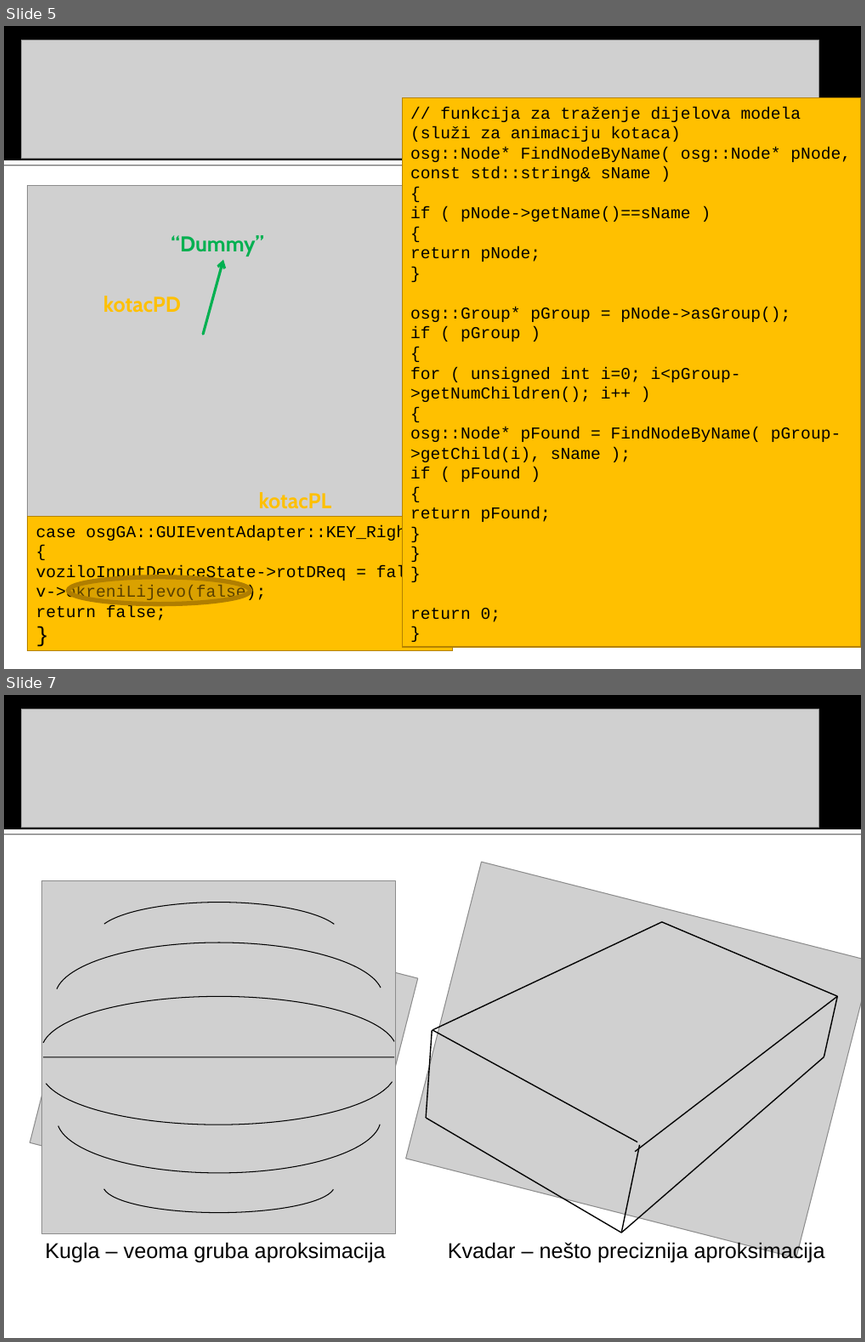
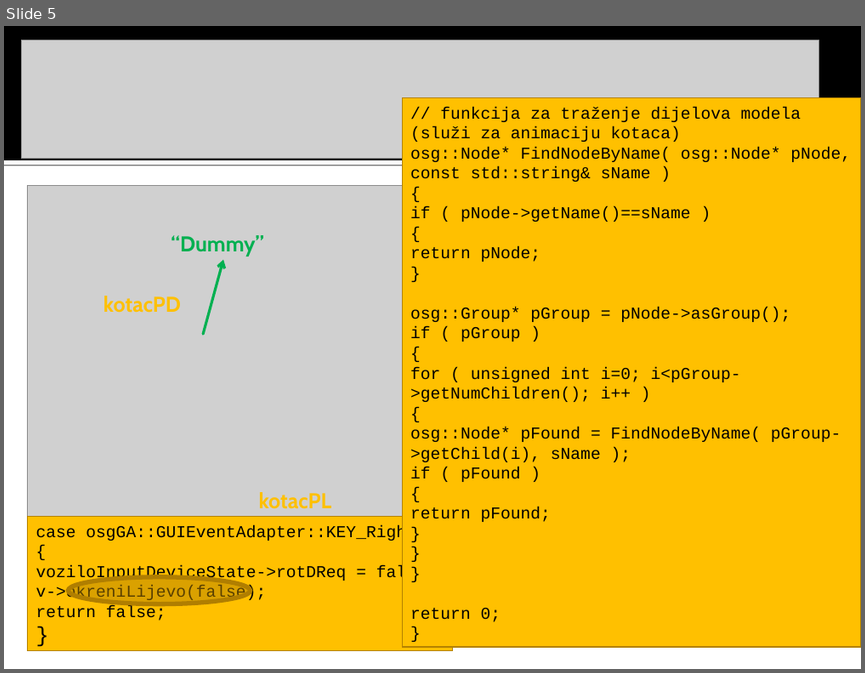
Before and after one commit to MarioVolarevic/projekt-irg-2011, a slide deck: Prezentacija/FERmula 1.ppt. Shown one above the other, each under a label of ours: slides 5 and 7 before the commit, slide 5 after it; the slides between them are not shown. The pictures are 865x1342 and 865x673 pixels, drawn with LibreOffice and Linux fonts; fonts in the diff are those of the drawing; grey boxes stand for pictures. Boxes give left, top, right and bottom in pixels: in the first picture for what was removed or moved away, otherwise in the second. Text is boxed around its words. In the diff, an @@ line names an element or a change of style, - is before the commit and + after.

```diff
--- a/Prezentacija/FERmula 1.ppt
+++ b/Prezentacija/FERmula 1.ppt
@@ slide 7 removed at (4, 695, 861, 1338), background #FFFFFF; not listed: 2 template elements that a slide beside it also shows @@
@@ picture removed at (22, 709, 819, 827) @@
@@ picture removed at (406, 862, 861, 1258) @@
@@ picture removed at (30, 896, 418, 1226) @@
@@ picture removed at (42, 881, 396, 1234) @@
@@ freeform shape removed at (104, 902, 334, 936) @@
@@ line removed from (432, 1030) to (662, 922) @@
@@ line removed from (662, 922) to (655, 976) @@
@@ line removed from (838, 996) to (662, 922) @@
@@ freeform shape removed at (57, 942, 381, 997) @@
@@ freeform shape removed at (43, 997, 395, 1050) @@
@@ line removed from (426, 1117) to (655, 976) @@
@@ line removed from (838, 996) to (635, 1151) @@
@@ line removed from (824, 1056) to (655, 983) @@
@@ line removed from (838, 996) to (824, 1056) @@
@@ line removed from (432, 1030) to (426, 1117) @@
@@ line removed from (637, 1141) to (432, 1030) @@
@@ line removed from (43, 1057) to (394, 1057) @@
@@ freeform shape removed at (46, 1071, 392, 1124) @@
@@ line removed from (824, 1056) to (621, 1232) @@
@@ freeform shape removed at (58, 1118, 381, 1172) @@
@@ line removed from (621, 1232) to (426, 1117) @@
@@ line removed from (621, 1232) to (640, 1145) @@
@@ freeform shape removed at (104, 1185, 334, 1213) @@
@@ text removed at (45, 1242, 386, 1263) @@
-Kugla – veoma gruba aproksimacija
@@ text removed at (448, 1241, 825, 1263) @@
-Kvadar – nešto preciznija aproksimacija
```
Also in this commit, not shown: 2 other slides removed, 2 other files.
